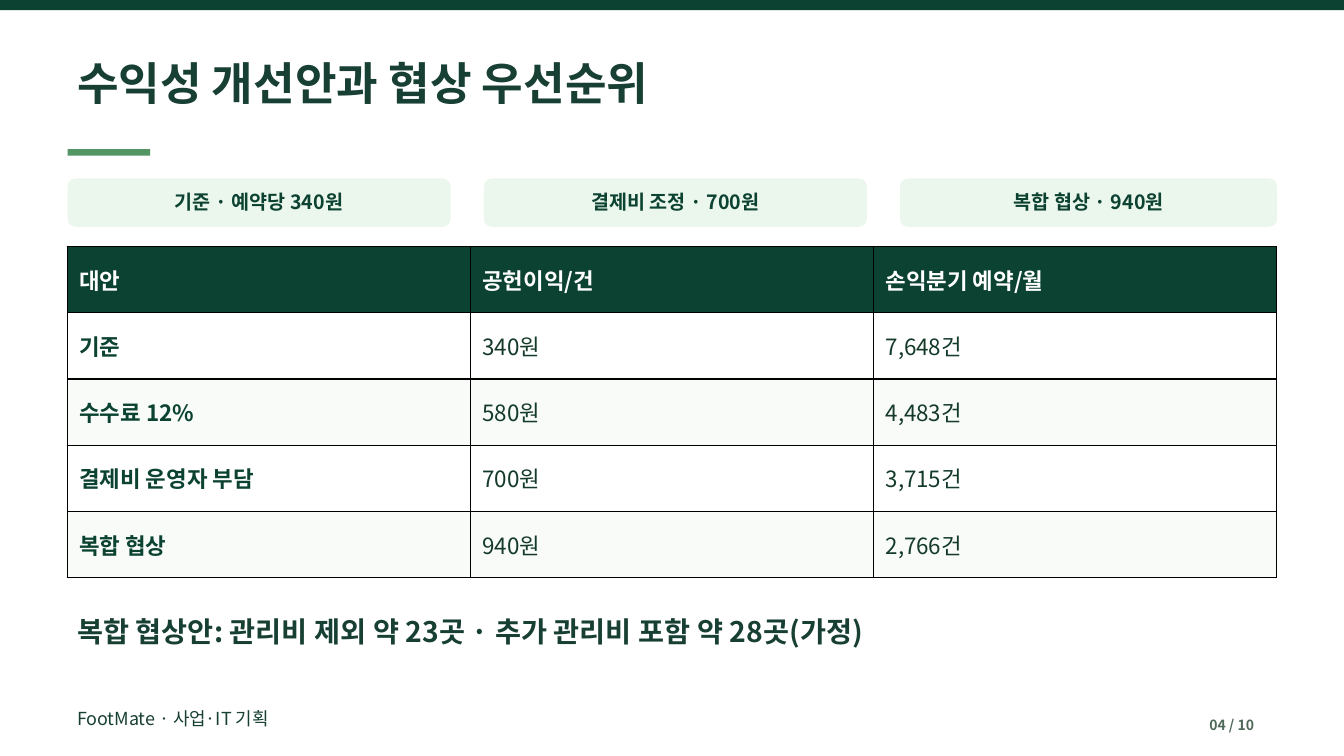
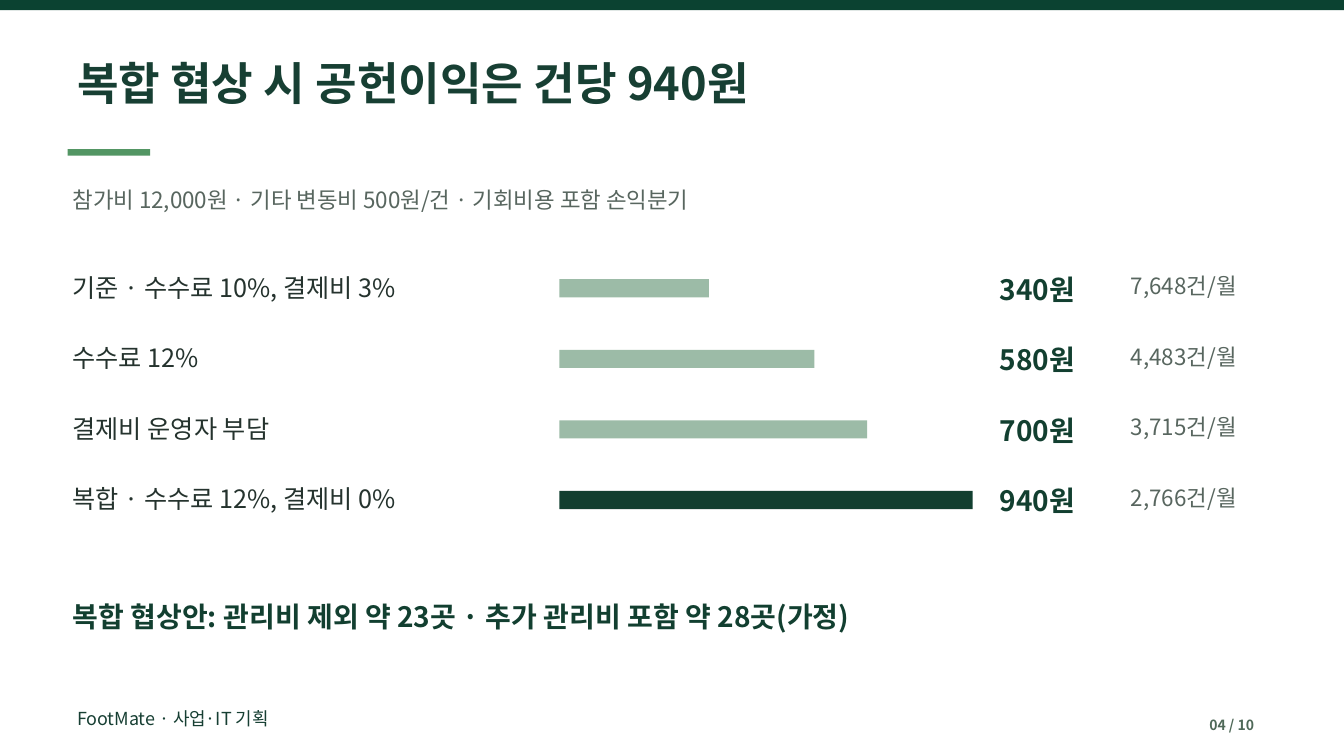
Before and after one commit to dohyunkimmm/footmate, a slide deck: slide 4 of src/case-study/downloads/footmate_report.pptx. Drawn at 1344x756 pixels with LibreOffice and Linux fonts; fonts in the diff are those of the drawing. Boxes give left, top, right and bottom in pixels: in the first picture for what was removed or moved away, otherwise in the second. Text is boxed around its words. In the diff, an @@ line names an element or a change of style, - is before the commit and + after.

Commit message:
본문·발표자료 시각 개선과 모바일 QA 반영 (#831)
* Improve case study reading hierarchy and presentation clarity

* docs: align FootMate presentation and slide preview images

* Fix mobile anchor offsets and retain the independent release boundary

* docs: align FootMate presentation and slide preview images

* Verify settled mobile anchor position against the fixed navigation

* Align scenario QA with explicit fee and payment-cost labels

---------

```diff
--- a/src/case-study/downloads/footmate_report.pptx
+++ b/src/case-study/downloads/footmate_report.pptx
@@ text at (77,61,749,104): text changed @@
-수익성 개선안과 협상 우선순위
+복합 협상 시 공헌이익은 건당 940원
@@ rounded rectangle removed at (68,178,451,227) @@
@@ rounded rectangle removed at (484,178,867,227) @@
@@ rounded rectangle removed at (900,178,1277,227) @@
@@ text added at (73,189,688,212), 16 pt, text #58665F @@
+참가비 12,000원 · 기타 변동비 500원/건 · 기회비용 포함 손익분기
@@ text removed at (591,192,760,211) @@
-결제비 조정 · 700원
@@ text removed at (1014,192,1164,211) @@
-복합 협상 · 940원
@@ table removed at (68,247,1277,578), 5 rows, 3 columns @@
-대안 | 공헌이익/건 | 손익분기 예약/월
-기준 | 340원 | 7,648건
-수수료 12% | 580원 | 4,483건
-결제비 운영자 부담 | 700원 | 3,715건
-복합 협상 | 940원 | 2,766건
@@ text "기준 · 수수료 10%, 결제비 ..." at (73,276,396,302): vertical alignment middle to top @@
@@ text at (73,276,396,302): text changed; size 14 to 18 pt; text colour #0B4231 to #25332E; bold off @@
-기준 · 예약당 340원
+기준 · 수수료 10%, 결제비 3%
@@ rectangle added at (560,279,709,297), fill #9CBBA7 @@
@@ text added at (1000,276,1075,302), 20 pt, text #123F30, bold @@
+340원
@@ text added at (1131,275,1237,298), 16 pt, text #58665F @@
+7,648건/월
@@ text added at (73,347,199,369), 18 pt, text #25332E @@
+수수료 12%
@@ rectangle added at (560,350,815,368), fill #9CBBA7 @@
@@ text added at (1000,346,1075,372), 20 pt, text #123F30, bold @@
+580원
@@ text added at (1131,346,1237,369), 16 pt, text #58665F @@
+4,483건/월
@@ text added at (73,417,269,440), 18 pt, text #25332E @@
+결제비 운영자 부담
@@ text added at (1000,417,1075,443), 20 pt, text #123F30, bold @@
+700원
@@ text added at (1131,416,1237,439), 16 pt, text #58665F @@
+3,715건/월
@@ rectangle added at (560,420,867,439), fill #9CBBA7 @@
@@ text added at (73,487,396,513), 18 pt, text #25332E @@
+복합 · 수수료 12%, 결제비 0%
@@ rectangle added at (560,491,973,509), fill #123F30 @@
@@ text added at (1000,487,1075,513), 20 pt, text #123F30, bold @@
+940원
@@ text added at (1131,487,1237,510), 16 pt, text #58665F @@
+2,766건/월
@@ text "복합 협상안: 관리비 제외 약 ...": place and size @@
-text "복합 협상안: 관리비 제외 약 ..." at (77,618,863,648)
+text "복합 협상안: 관리비 제외 약 ..." at (73,603,850,633)
@@ text "복합 협상안: 관리비 제외 약 ..." at (73,603,850,633): size 20.2 to 20 pt, text colour #173F33 to #123F30 @@
```
Also in this commit, not shown: 9 other slides changed, 6 other files.
